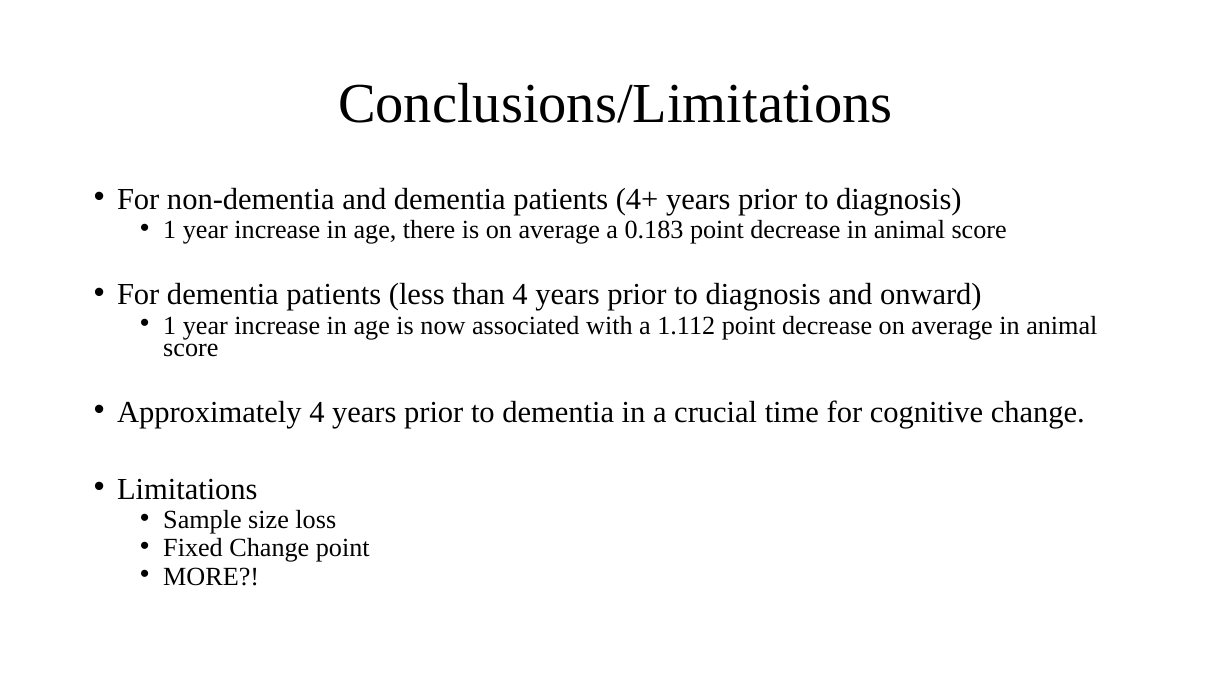
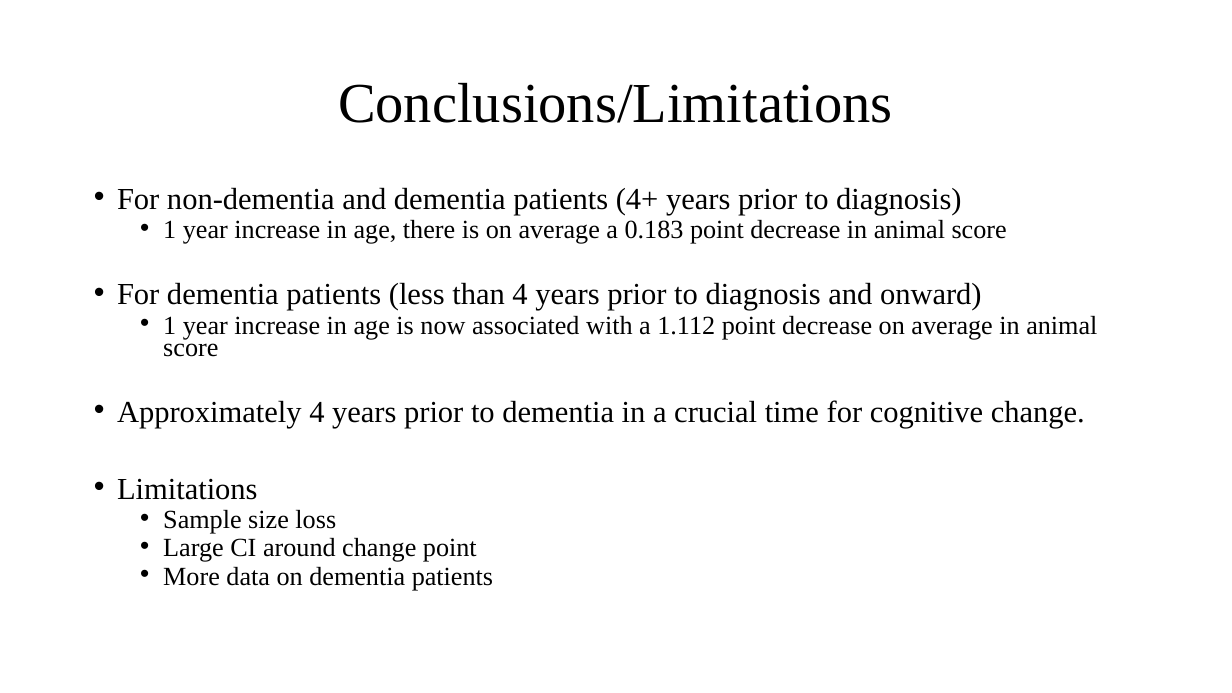
Before and after one commit to elcotton/bios6623-elcotton, a slide deck: slide 7 of Project3/Reports/BIOS6623_Project3_FinalPresentation.pptx. Drawn at 1232x693 pixels with LibreOffice and Linux fonts; fonts in the diff are those of the drawing. Boxes give left, top, right and bottom in pixels: in the first picture for what was removed or moved away, otherwise in the second. Text is boxed around its words. In the diff, an @@ line names an element or a change of style, - is before the commit and + after.

```diff
--- a/Project3/Reports/BIOS6623_Project3_FinalPresentation.pptx
+++ b/Project3/Reports/BIOS6623_Project3_FinalPresentation.pptx
@@ text at bbox=[163, 537, 493, 591]: text changed @@
-  • Fixed Change point
-  • MORE?!
+  • Large CI around change point
+  • More data on dementia patients
```
Also in this commit, not shown: 2 other slides changed, 3 other files.
